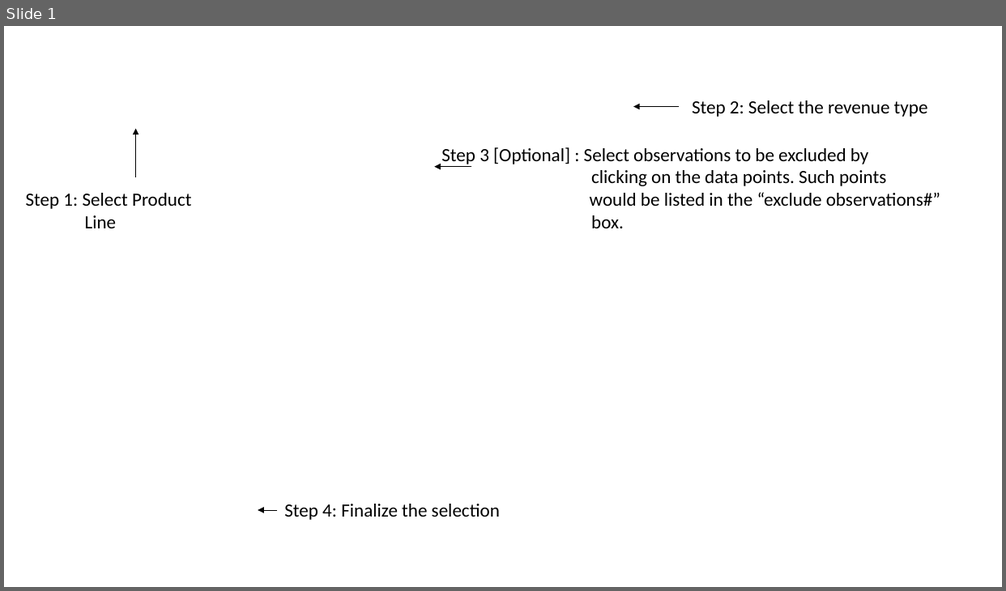
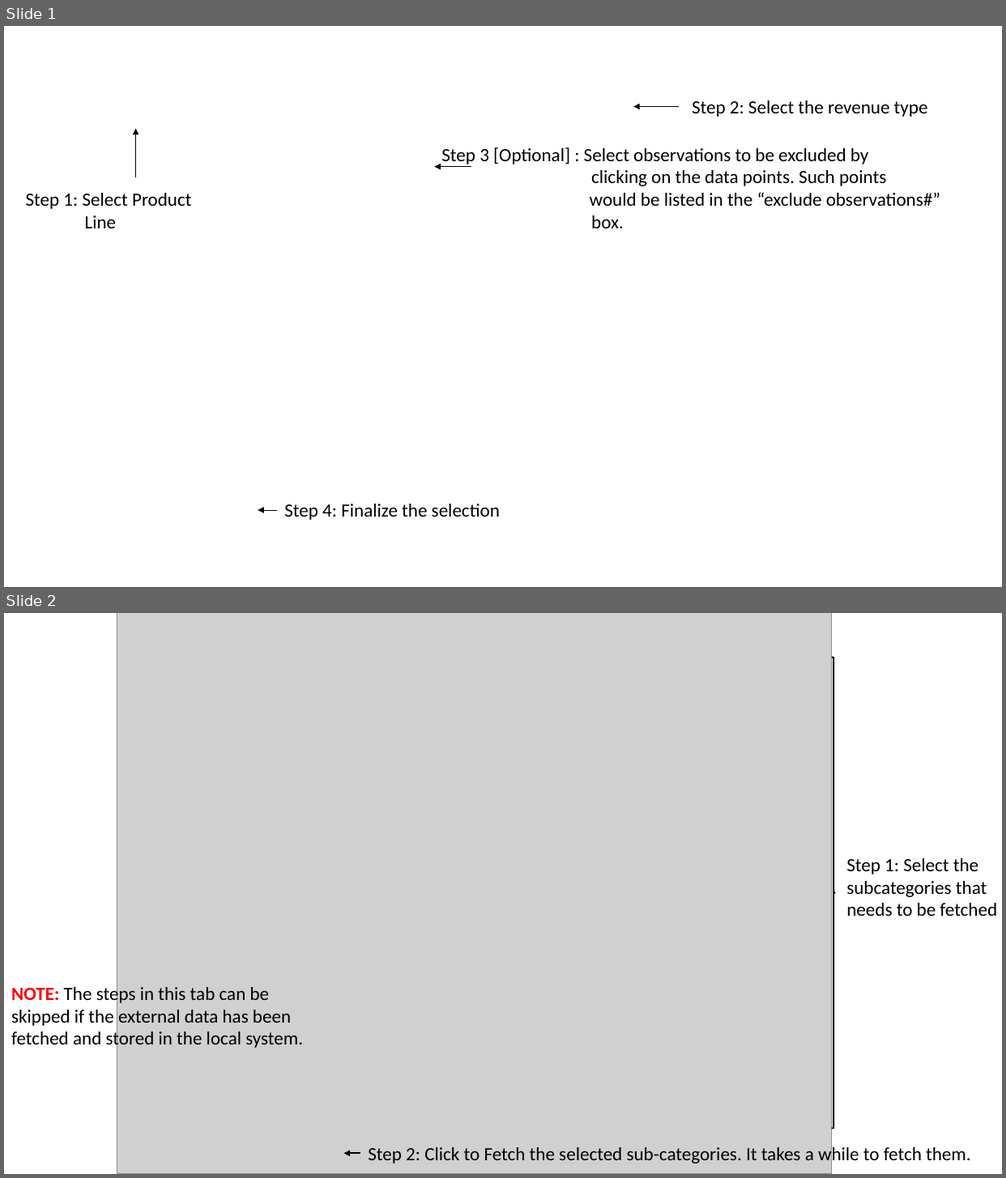
Before and after one commit to melwinjose1991/LearningMachineLearning, a slide deck: R/Sales Forecasting/Documentation/Steps.pptx. Shown one above the other, each under a label of ours: slide 1 before the commit, slides 1 and 2 after it. The pictures are 1006x591 and 1006x1178 pixels, drawn with LibreOffice and Linux fonts; fonts in the diff are those of the drawing; grey boxes stand for pictures; background and template pictures are left out. Boxes give left, top, right and bottom in pixels: in the first picture for what was removed or moved away, otherwise in the second. Text is boxed around its words. In the diff, an @@ line names an element or a change of style, - is before the commit and + after.

```diff
--- a/R/Sales Forecasting/Documentation/Steps.pptx
+++ b/R/Sales Forecasting/Documentation/Steps.pptx
@@ slide 2 added at <box>4,613,1002,1174</box>, background #FFFFFF @@
@@ picture added at <box>117,613,832,1174</box> @@
@@ right brace added at <box>832,658,836,1129</box>, outline #000000 1.5 pt @@
@@ text added at <box>846,858,997,916</box>, 18 pt, text #000000 @@
+Step 1: Select the
+subcategories that
+needs to be fetched
@@ text added at <box>11,985,303,1050</box>, 18 pt, text #000000 @@
+NOTE: The steps in this tab can be
+skipped if the external data has been
+fetched and stored in the local system.
@@ text added at <box>368,1144,971,1165</box>, 18 pt, text #000000 @@
+Step 2: Click to Fetch the selected sub-categories. It takes a while to fetch them.
@@ arrow added from (361, 1153) to (344, 1153), #000000 1.5 pt @@
```
Also in this commit, not shown: 1 other file.
